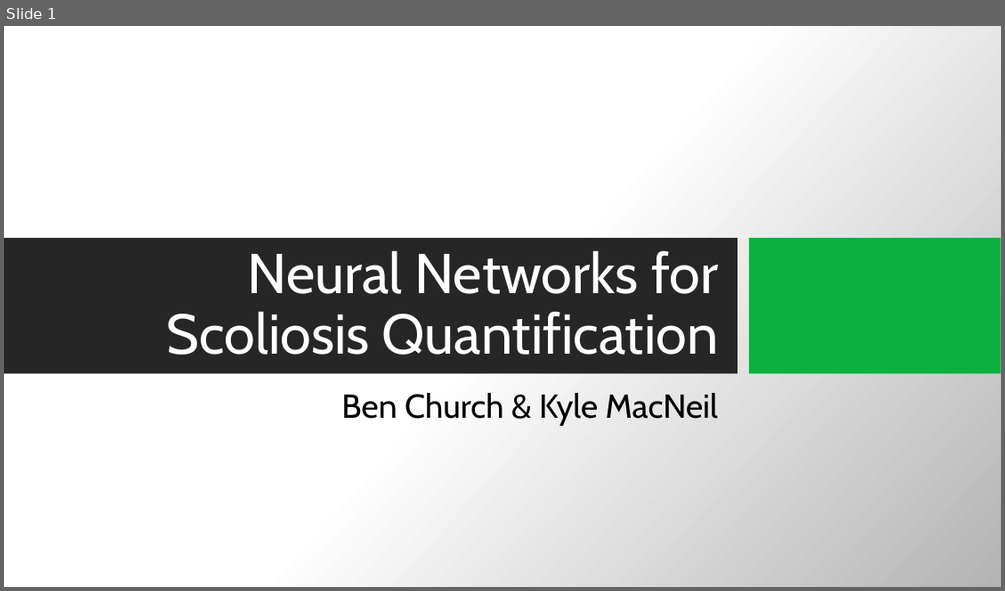
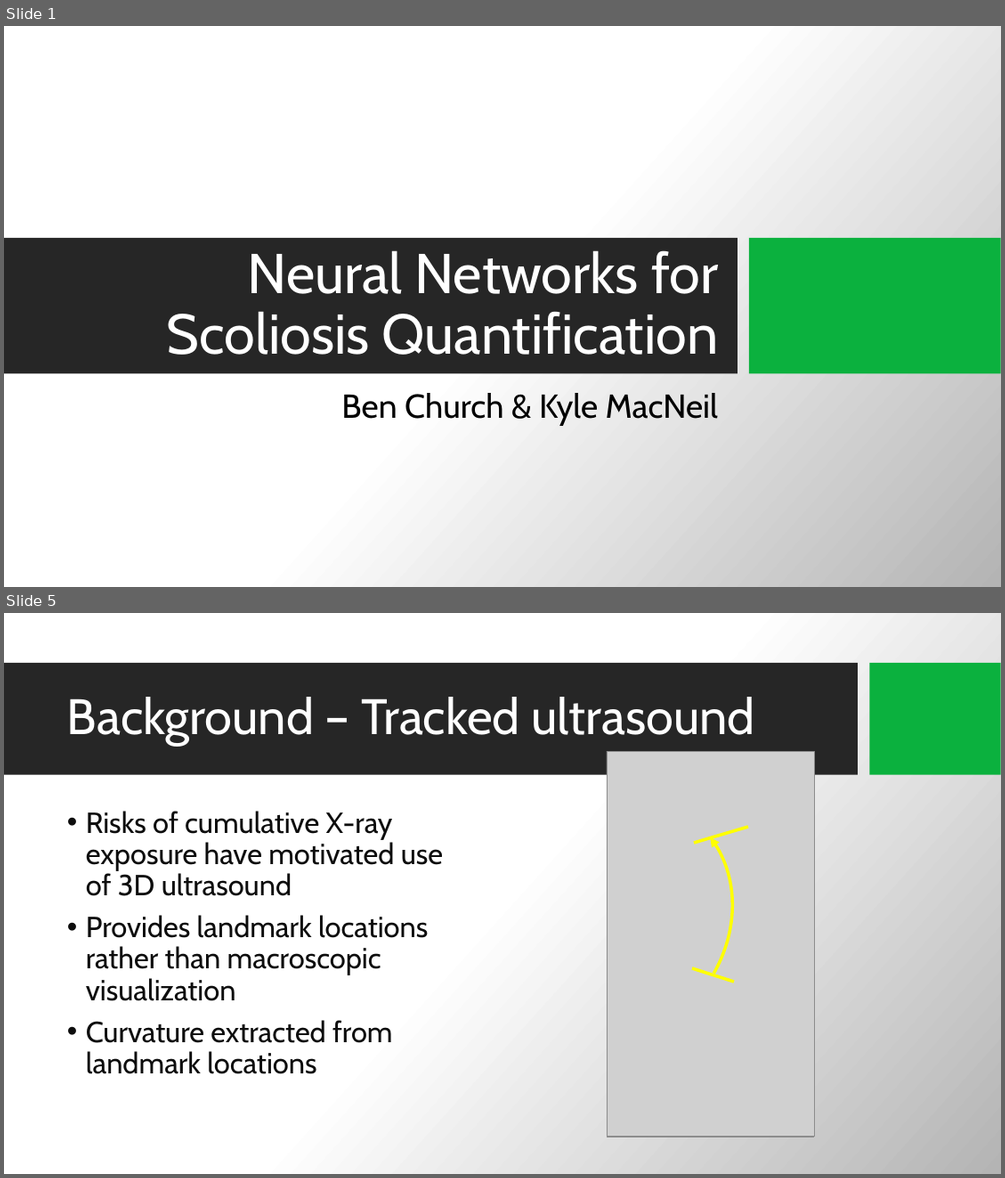
Before and after one commit to BenChurch/Fall2016, a slide deck: CISC874/Project/Presentation/0bc15Presentation.pptx. Shown one above the other, each under a label of ours: slide 1 before the commit, slides 1 and 5 after it; the slides between them are not shown. The pictures are 1005x591 and 1005x1178 pixels, drawn with LibreOffice and Linux fonts; fonts in the diff are those of the drawing; grey boxes stand for pictures; background and template pictures are left out. Boxes give left, top, right and bottom in pixels: in the first picture for what was removed or moved away, otherwise in the second. Text is boxed around its words. In the diff, an @@ line names an element or a change of style, - is before the commit and + after.

```diff
--- a/CISC874/Project/Presentation/0bc15Presentation.pptx
+++ b/CISC874/Project/Presentation/0bc15Presentation.pptx
@@ slide 5 added at [4,613,1001,1174], background picture (left out) @@
@@ rectangle added at [4,663,858,775], fill #262626 @@
@@ rectangle added at [870,663,1001,775], fill #0BB13E @@
@@ title added at [67,697,755,746], 48 pt, text #FFFFFF @@
+Background – Tracked ultrasound
@@ arc (boxed as its full ellipse) added at [469,762,776,1082], outline #FFFF00 3 pt @@
@@ picture added at [607,751,814,1135] @@
@@ picture added at [607,752,815,1135] @@
@@ picture added at [607,751,814,1137] @@
@@ picture added at [610,751,810,1137] @@
@@ text added at [86,811,443,1074], 28 pt, text #0D0D0D @@
+• Risks of cumulative X-ray exposure have motivated use of 3D ultrasound
+• Provides landmark locations rather than macroscopic visualization
+• Curvature extracted from landmark locations
@@ line added from (748, 827) to (695, 843), #FFFF00 3 pt @@
@@ line added from (734, 981) to (692, 968), #FFFF00 3 pt @@
```
Also in this commit, not shown: 6 slides changed, 4 other slides added, 1 slide removed, 24 other files.
